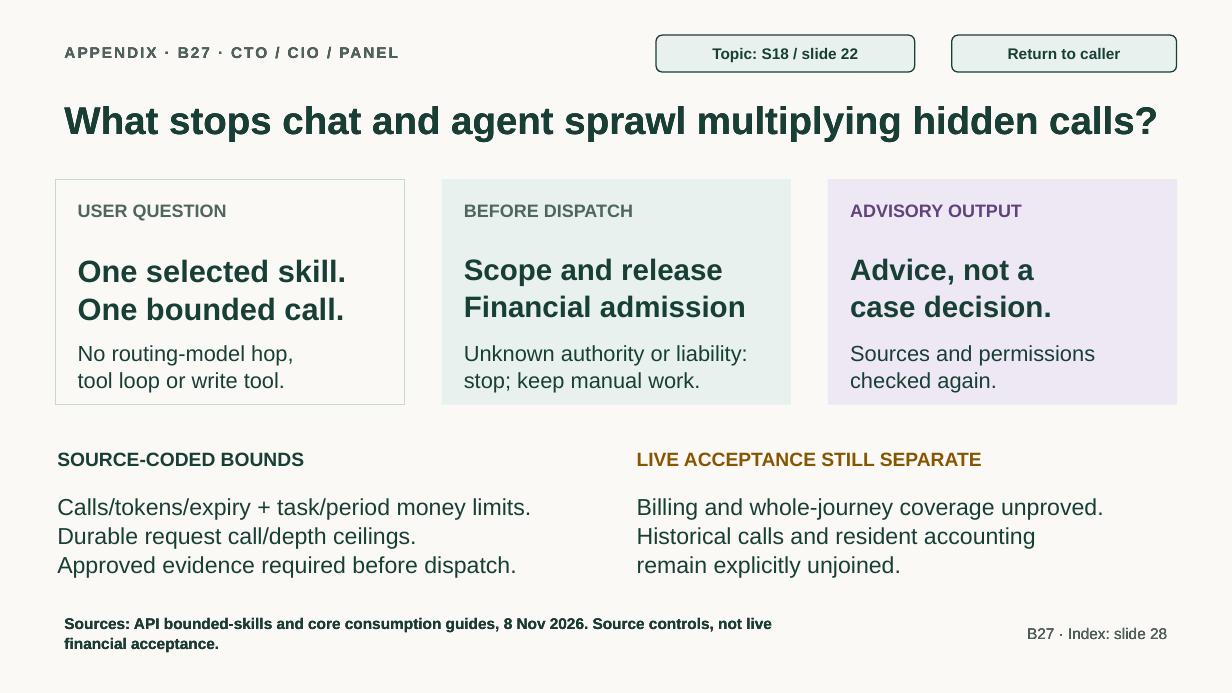
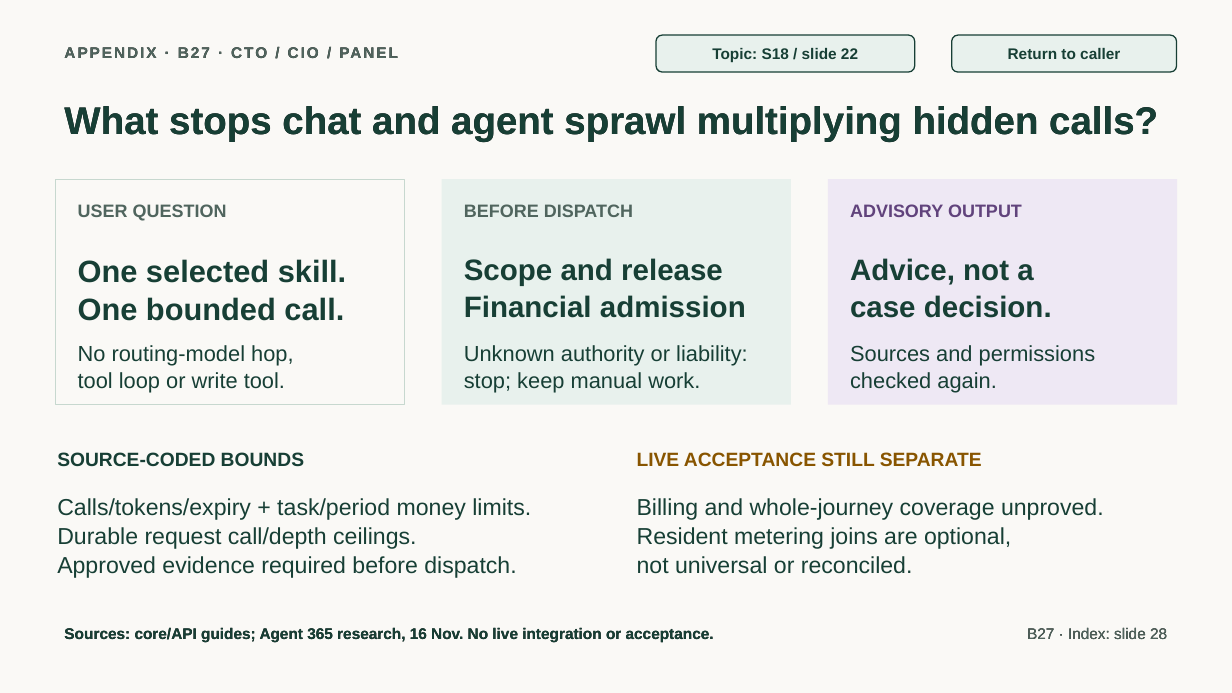
Before and after one commit to jmservera/ama, a slide deck: slide 55 of docs/capstone/deck/zava-forward-cowork-v2-draft.pptx. Drawn at 1232x693 pixels with LibreOffice and Linux fonts; fonts in the diff are those of the drawing. Boxes give left, top, right and bottom in pixels: in the first picture for what was removed or moved away, otherwise in the second. Text is boxed around its words. In the diff, an @@ line names an element or a change of style, - is before the commit and + after.

Commit message:
docs: assess agent observability and Agent 365 fit (#1823)

```diff
--- a/docs/capstone/deck/zava-forward-cowork-v2-draft.pptx
+++ b/docs/capstone/deck/zava-forward-cowork-v2-draft.pptx
@@ text at (637,527,1011,574): text changed @@
-Historical calls and resident accounting
-remain explicitly unjoined.
+Resident metering joins are optional,
+not universal or reconciled.
@@ text at (64,627,714,643): text changed @@
-Sources: API bounded-skills and core consumption guides, 8 Nov 2026. Source controls, not live financial acceptance.
+Sources: core/API guides; Agent 365 research, 16 Nov. No live integration or acceptance.
```
Also in this commit, not shown: 2 other slides changed, 54 other files.
